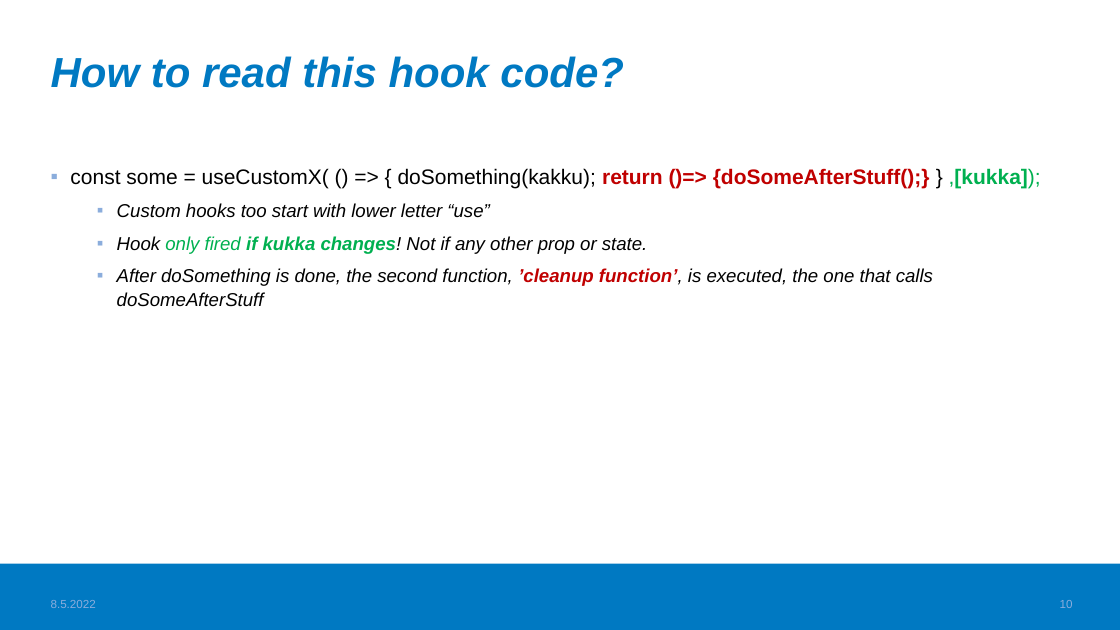
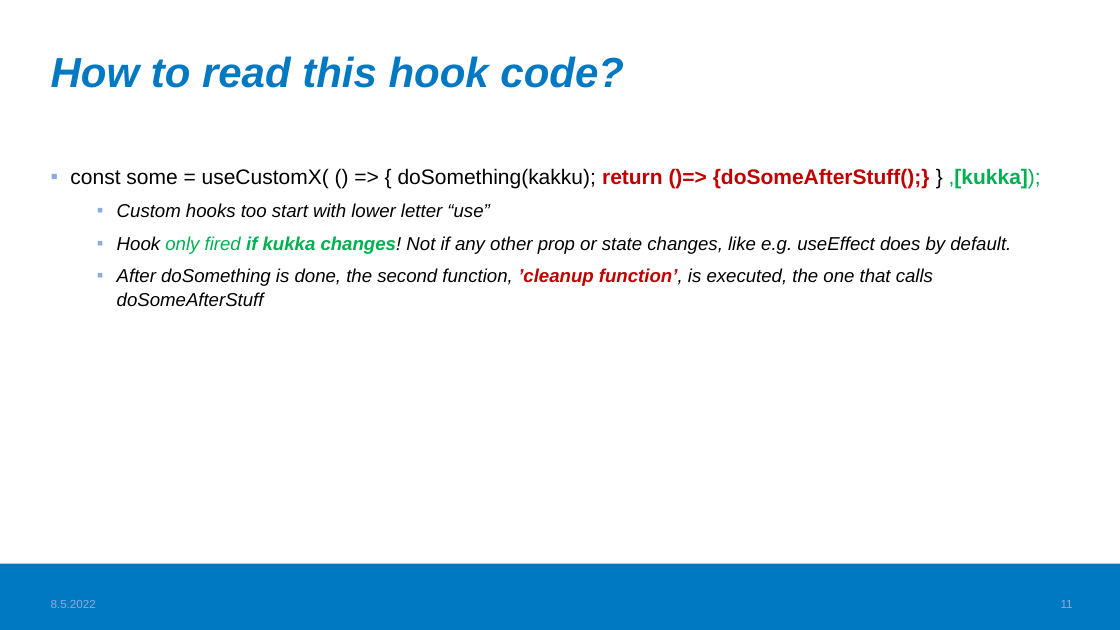
Before and after one commit to valju/docs_frontend_design, a slide deck: slide 11 of FrontendStuff_ForExam.pptx (slide 10 before the commit). Drawn at 1120x630 pixels with LibreOffice and Linux fonts; fonts in the diff are those of the drawing; background and template pictures are left out. Boxes give left, top, right and bottom in pixels: in the first picture for what was removed or moved away, otherwise in the second. Text is boxed around its words. In the diff, an @@ line names an element or a change of style, - is before the commit and + after.

Commit message:
Latest improvements. Slide 10 Hooks rules promoted to own slide

```diff
--- a/FrontendStuff_ForExam.pptx
+++ b/FrontendStuff_ForExam.pptx
@@ text at [117,236,1011,254]: text changed @@
-  ▪ Hook only fired if kukka changes! Not if any other prop or state.
+  ▪ Hook only fired if kukka changes! Not if any other prop or state changes, like e.g. useEffect does by default.
@@ page number at [1061,600,1073,608]: text changed @@
-10
+11
```
Also in this commit, not shown: 5 other slides changed, 1 slide added, 1 other file.
